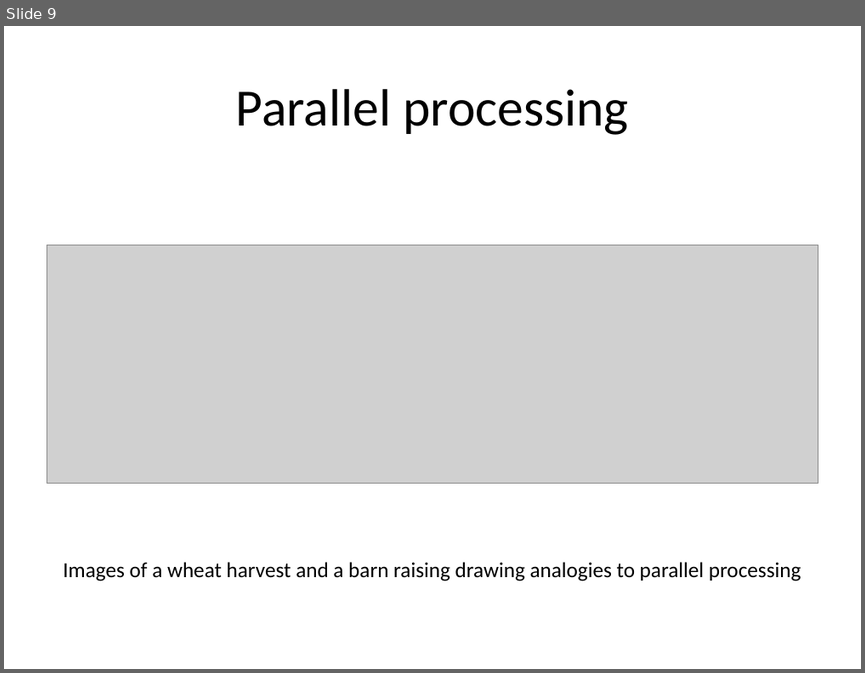
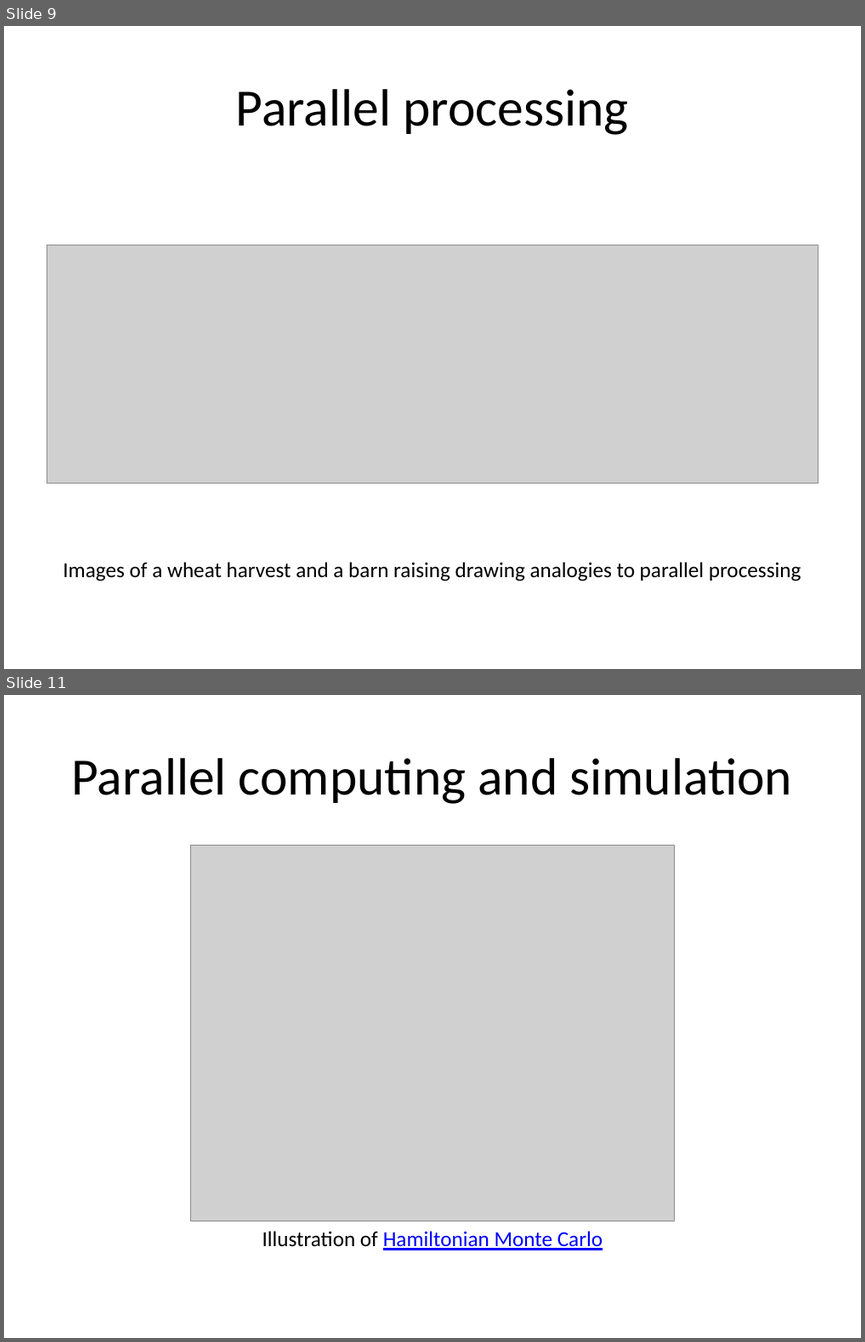
Before and after one commit to pmean/cluster-computing, a slide deck: talks/introduction.pptx. Shown one above the other, each under a label of ours: slide 9 before the commit, slides 9 and 11 after it; the slides between them are not shown. The pictures are 865x673 and 865x1342 pixels, drawn with LibreOffice and Linux fonts; fonts in the diff are those of the drawing; grey boxes stand for pictures. Boxes give left, top, right and bottom in pixels: in the first picture for what was removed or moved away, otherwise in the second. Text is boxed around its words. In the diff, an @@ line names an element or a change of style, - is before the commit and + after.

```diff
--- a/talks/introduction.pptx
+++ b/talks/introduction.pptx
@@ slide 11 added at <box>4,695,861,1338</box>, background #FFFFFF @@
@@ title added at <box>71,758,792,804</box>, 44 pt, text #000000 @@
+Parallel computing and simulation
@@ picture added at <box>191,845,674,1221</box> @@
@@ text added at <box>262,1231,602,1250</box>, 18 pt, text #0000FF, underline @@
+Illustration of Hamiltonian Monte Carlo
```
Also in this commit, not shown: 2 slides changed, 6 other files.
